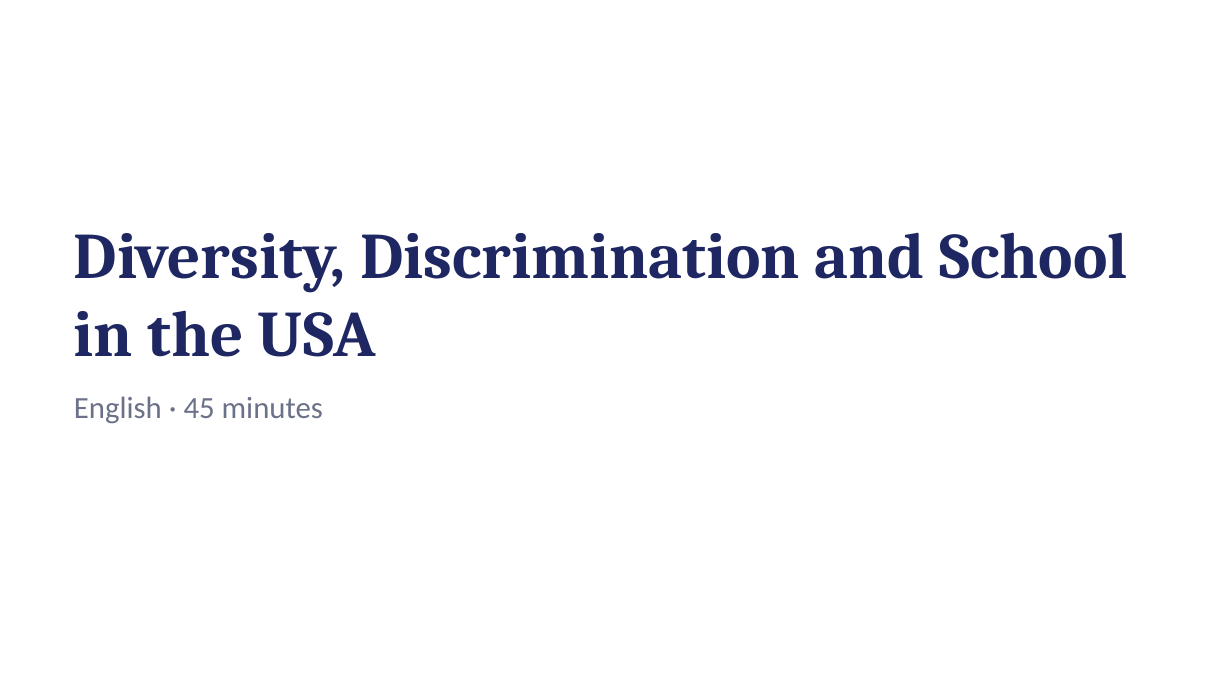
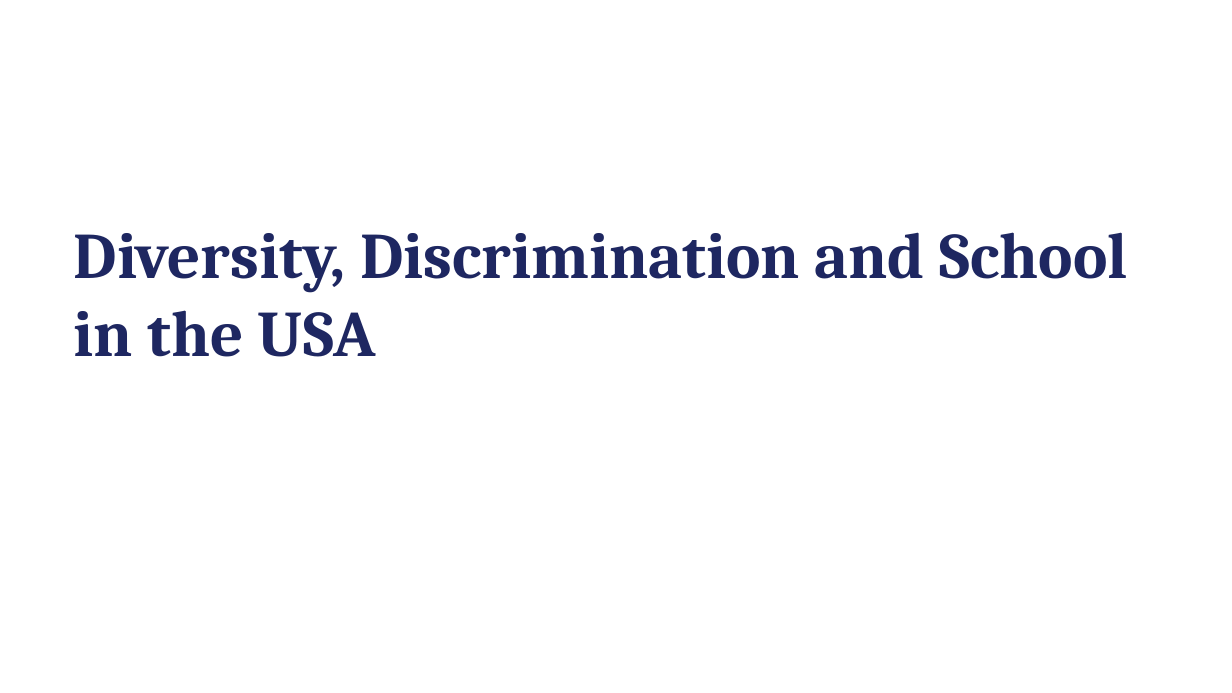
Before and after one commit to noahfried/slides, a slide deck: slide 1 of USA_Diversity_and_School.pptx. Drawn at 1232x693 pixels with LibreOffice and Linux fonts; fonts in the diff are those of the drawing. Boxes give left, top, right and bottom in pixels: in the first picture for what was removed or moved away, otherwise in the second. Text is boxed around its words. In the diff, an @@ line names an element or a change of style, - is before the commit and + after.

```diff
--- a/USA_Diversity_and_School.pptx
+++ b/USA_Diversity_and_School.pptx
@@ text removed at <box>74,396,323,424</box> @@
-English · 45 minutes
```
Also in this commit, not shown: 21 other slides changed, 1 slide added, 2 slides removed, 1 other file.
